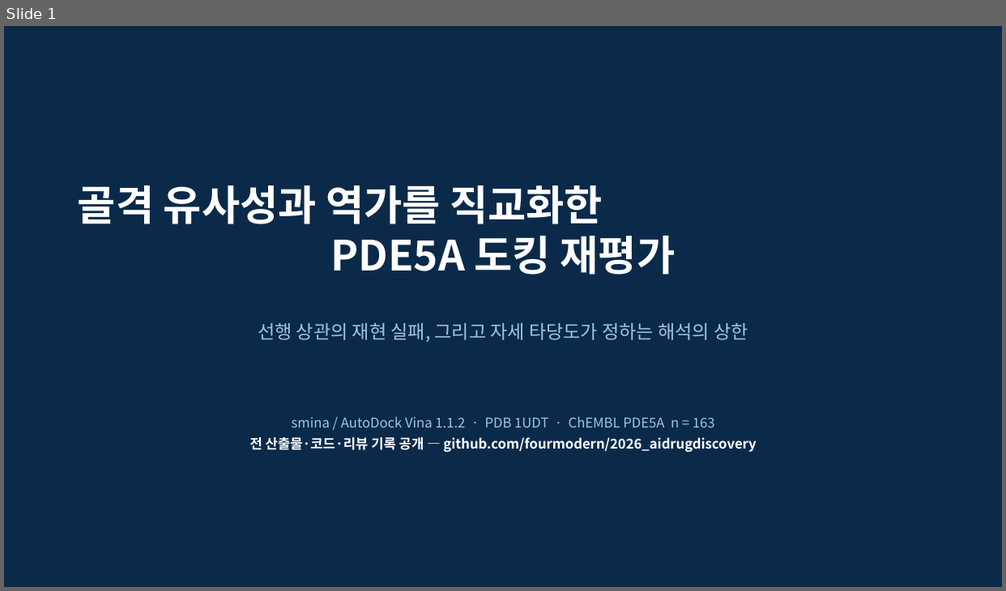
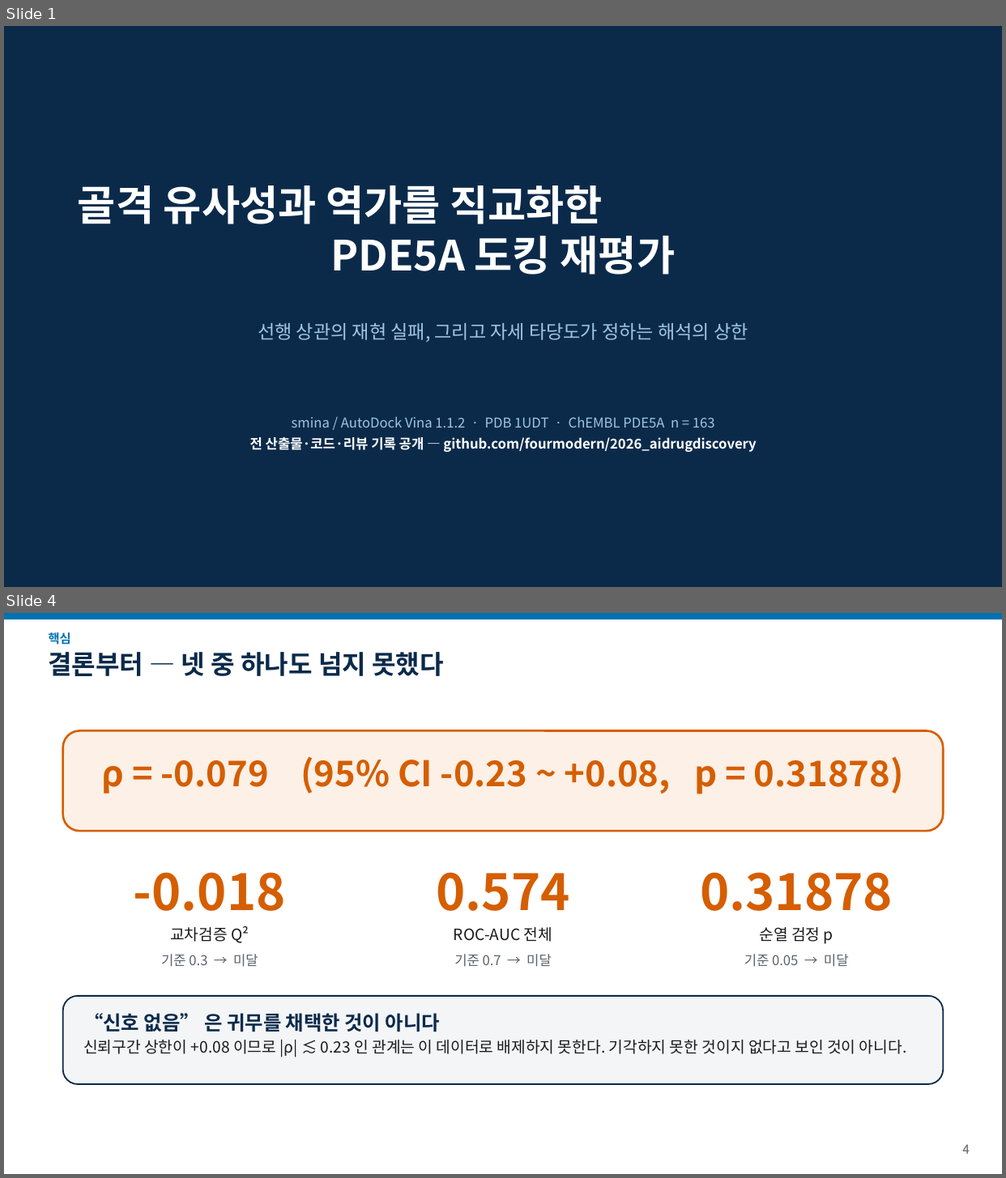
Before and after one commit to fourmodern/2026_aidrugdiscovery, a slide deck: Day06_LLM_Agent/pde5_harness/sample_run/report/docs/talk_16x9.pptx. Shown one above the other, each under a label of ours: slide 1 before the commit, slides 1 and 4 after it; the slides between them are not shown. The pictures are 1006x591 and 1006x1178 pixels, drawn with LibreOffice and Linux fonts; fonts in the diff are those of the drawing. Boxes give left, top, right and bottom in pixels: in the first picture for what was removed or moved away, otherwise in the second. Text is boxed around its words. In the diff, an @@ line names an element or a change of style, - is before the commit and + after.

```diff
--- a/Day06_LLM_Agent/pde5_harness/sample_run/report/docs/talk_16x9.pptx
+++ b/Day06_LLM_Agent/pde5_harness/sample_run/report/docs/talk_16x9.pptx
@@ slide 4 added at (4, 613, 1002, 1174), background #FFFFFF @@
@@ rectangle added at (4, 613, 1002, 619), fill #0072B2 @@
@@ text added at (49, 632, 71, 645), 12 pt, text #0072B2, bold @@
+핵심
@@ text added at (49, 652, 443, 676), 25 pt, text #0B2A4A, bold @@
+결론부터 — 넷 중 하나도 넘지 못했다
@@ rounded rectangle added at (63, 730, 944, 831), fill #FDF0E6, outline #D55E00 2 pt @@
@@ text added at (102, 757, 904, 794), 34 pt, text #D55E00, bold @@
+ρ = -0.079 (95% CI -0.23 ~ +0.08, p = 0.31878)
@@ text added at (134, 872, 286, 911), 48 pt, text #D55E00, bold @@
+-0.018
@@ text added at (436, 872, 569, 911), 48 pt, text #D55E00, bold @@
+0.574
@@ text added at (700, 872, 893, 911), 48 pt, text #D55E00, bold @@
+0.31878
@@ text added at (170, 926, 249, 943), 15 pt, text #1A1A1A @@
+교차검증 Q²
@@ text added at (454, 927, 552, 942), 15 pt, text #1A1A1A @@
+ROC-AUC 전체
@@ text added at (759, 927, 833, 944), 15 pt, text #1A1A1A @@
+순열 검정 p
@@ text added at (161, 954, 258, 967), 13 pt, text #5A636B @@
+기준 0.3 → 미달
@@ text added at (454, 954, 552, 967), 13 pt, text #5A636B @@
+기준 0.7 → 미달
@@ text added at (744, 954, 849, 967), 13 pt, text #5A636B @@
+기준 0.05 → 미달
@@ rounded rectangle added at (63, 996, 944, 1084), fill #F3F5F7, outline #0B2A4A 1.4 pt @@
@@ text added at (83, 1013, 907, 1058), 15 pt, text #1A1A1A @@
+“신호 없음” 은 귀무를 채택한 것이 아니다
+신뢰구간 상한이 +0.08 이므로 |ρ| ≲ 0.23 인 관계는 이 데이터로 배제하지 못한다. 기각하지 못한 것이지 없다고 보인 것이 아니다.
@@ text added at (962, 1145, 970, 1154), 12 pt, text #5A636B @@
+4
```
Also in this commit, not shown: 8 slides changed, 3 other slides added, 4 slides removed, 25 other files.
